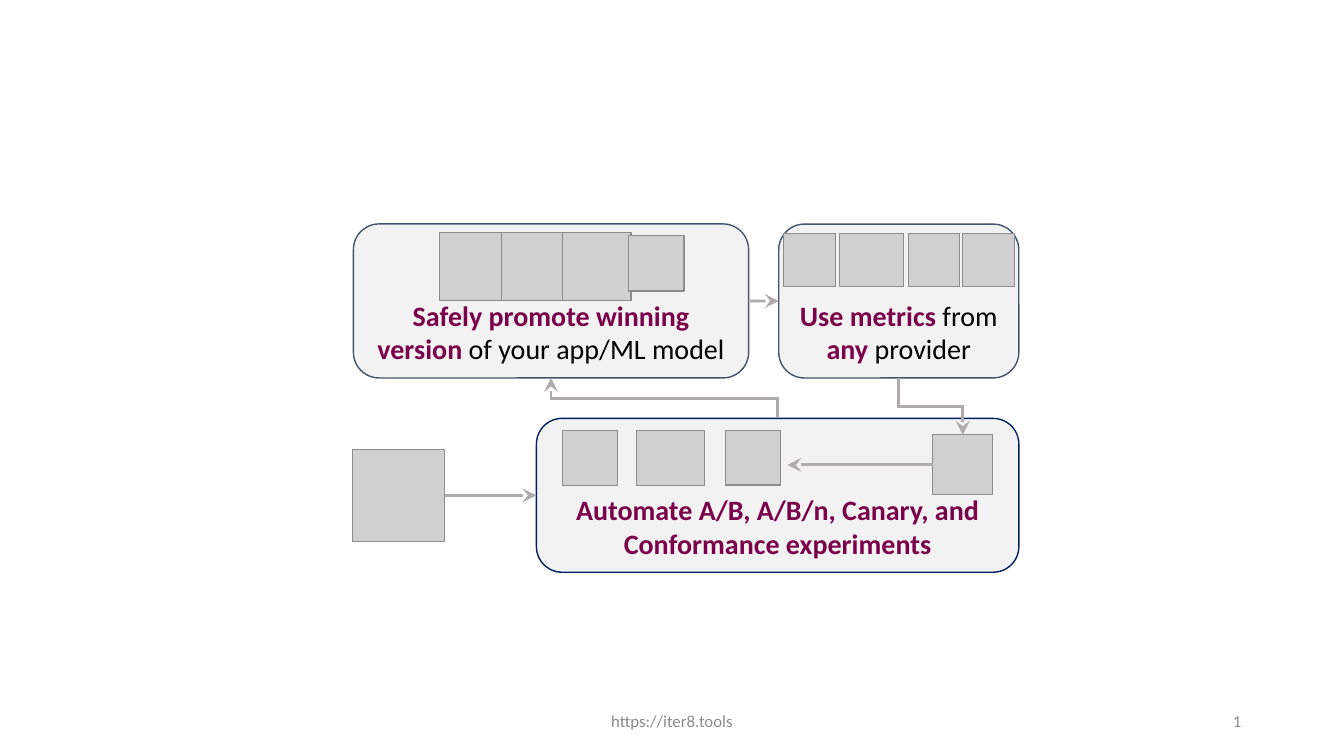
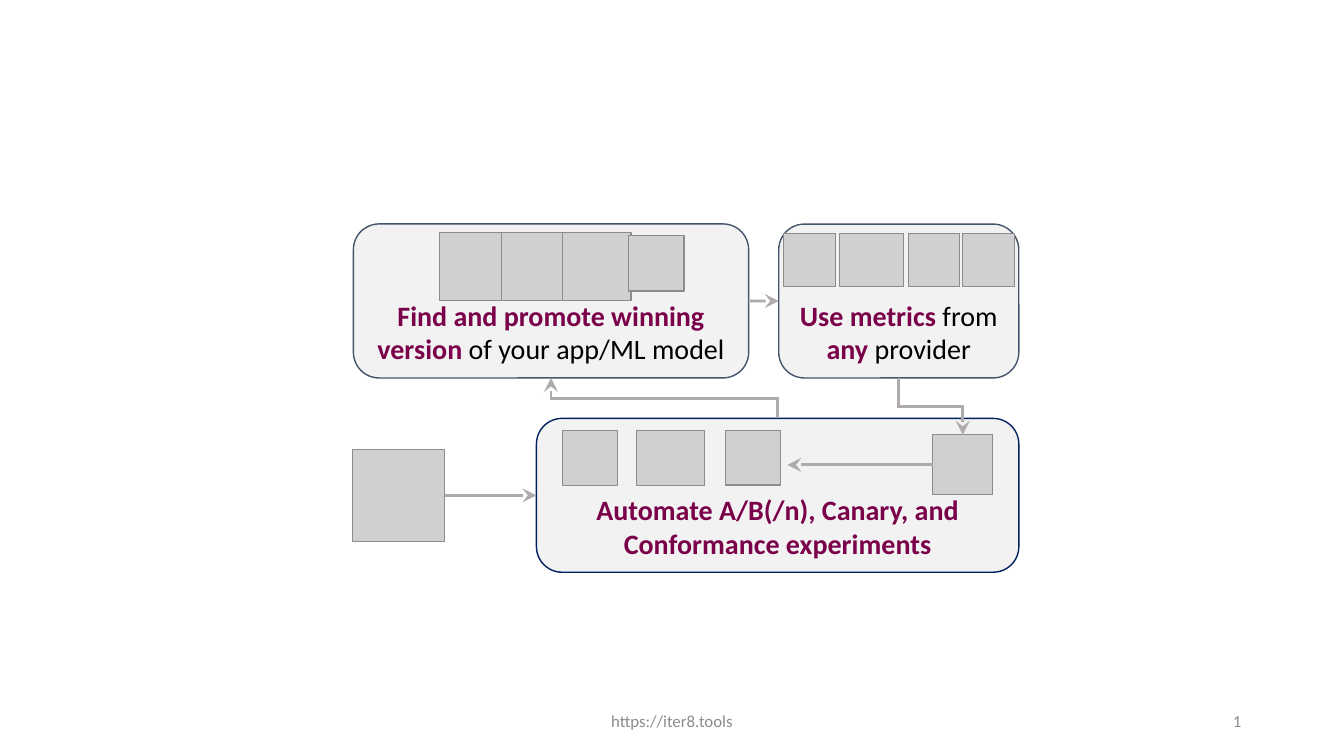
Before and after one commit to iter8-tools/iter8, a slide deck: slide 1 of mkdocs/docs/images/src/illustration.pptx. Drawn at 1344x756 pixels with LibreOffice and Linux fonts; fonts in the diff are those of the drawing; grey boxes stand for pictures. Boxes give left, top, right and bottom in pixels: in the first picture for what was removed or moved away, otherwise in the second. Text is boxed around its words. In the diff, an @@ line names an element or a change of style, - is before the commit and + after.

```diff
--- a/mkdocs/docs/images/src/illustration.pptx
+++ b/mkdocs/docs/images/src/illustration.pptx
@@ text in rounded rectangle at bbox=[377, 306, 724, 364]: text changed @@
-Safely promote winning version of your app/ML model
+Find and promote winning version of your app/ML model
@@ text in rounded rectangle at bbox=[596, 499, 959, 559]: text changed @@
-Automate A/B, A/B/n, Canary, and Conformance experiments
+Automate A/B(/n), Canary, and Conformance experiments
```
Also in this commit, not shown: 14 other files.
